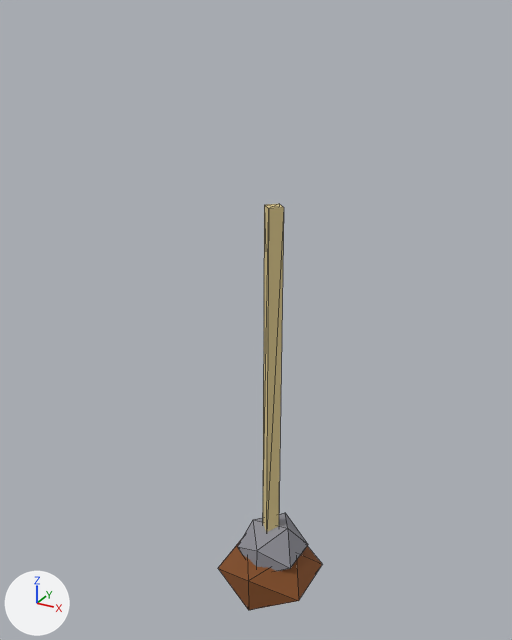
Renders of the glTF model assets/models/sling.glb from each side of a commit.
Both versions are drawn from a 50 mm camera at (0.29, -0.562, 0.364) aimed at (-0.005, -0.025, 0.096). Arrows for +X, +Y and +Z are at lower left; the lights stay in place. The older version comes first. Mesh edges are drawn as thin lines. Vertices at exactly the same position are counted once.

The scene before the commit, as lines of its bpy script (objects in view):
```python
me_sling = bpy.data.meshes.new('sling')
me_sling.from_pydata(...)  # 34 vertices, 56 faces; spans x -0.051..0.051, y -0.051..0.051, z -0.254..0.2
# faces by material slot: [16, 20, 20]
me_sling.materials.append(mat_rope)  # beige #dcc88d
me_sling.materials.append(mat_leather)  # brown #814b21
me_sling.materials.append(mat_stone)  # grey #8d8d95
ob_sling = bpy.data.objects.new('sling', me_sling)
ob_sling.location = (0.0, 0.0, 0.0)
```
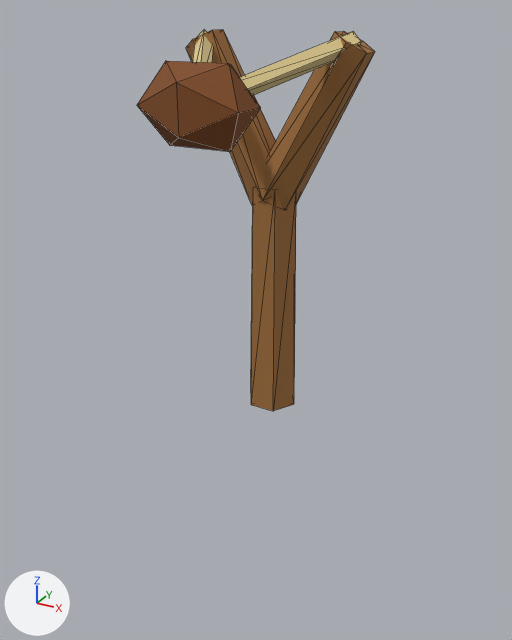
What differs and where, as boxes [x1, y1, x2, y2] in the pictures (512 x 640 px; the box of a moved part takes in the faces that stretch with it):
'sling', reshaped (128% wider): before [218, 204, 322, 610]; after [137, 29, 375, 411]
part 1 of me_sling, added (brown): after [251, 187, 296, 411]
part 2 of me_sling, added (brown): after [137, 61, 261, 152]
part 3 of me_sling, moved or reshaped (not visible afterwards): before [237, 513, 308, 571]
part 4 of me_sling, added: after [186, 29, 375, 210]
part 5 of me_sling, deleted (brown): before [218, 540, 322, 610]
part 6 of me_sling, deleted (beige): before [263, 204, 284, 532]

What changed in the scene script:
```text
Add mat_wood:
    mat_wood = principled_material('wood')
    mat_wood.base_color = (0.349, 0.156, 0.0433)  # brown #9f6e3b
    mat_wood.roughness = 0.9
Change me_sling:
    used by ob_sling; location = (0.0, 0.0, 0.0)
    remove me_sling.from_pydata(...)  # 34 vertices, 56 faces; spans x -0.051..0.051, y -0.051..0.051, z -0.254..0.2
    add me_sling.from_pydata(...)  # 80 vertices, 144 faces; spans x -0.084..0.084, y -0.146..0.022, z 0.0..0.348
    me_sling part 1: a new loose piece, a 6-sided cut cone along z (radius 0.025 at the low end, 0.022 at the high end) spanning x -0.025..0.025, y -0.022..0.022, z 0.0..0.22, in mat_wood (brown #9f6e3b)
    me_sling part 2: a new loose piece, an icosphere of 20 faces spanning x -0.043..0.043, y -0.146..-0.094, z 0.27..0.33, in mat_leather (brown #814b21)
    me_sling part 3: the loose piece of 12 vertices spanning x -0.032..0.037, y -0.033..0.037, z -0.218..-0.158 is scaled about its middle by (0.75, 0.75, 0.857), then moved by (-0.001, -0.1, 0.49)
    me_sling part 4: a new loose piece of 42 vertices spanning x -0.084..0.084, y -0.124..0.022, z 0.201..0.348
    me_sling part 5: the loose piece of 12 vertices spanning x -0.051..0.051, y -0.051..0.051, z -0.254..-0.186 is deleted
    me_sling part 6
    10 vertices are removed from x -0.01..0.01, y -0.01..0.01, z -0.18..0.2
    16 faces are deleted
    add me_sling.materials.append(mat_wood)  # brown #9f6e3b
```
